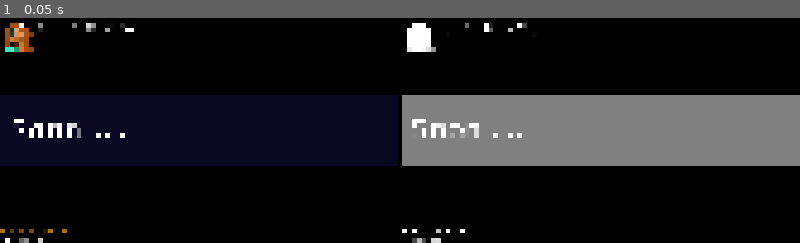
Above: before the commit, frame 1.
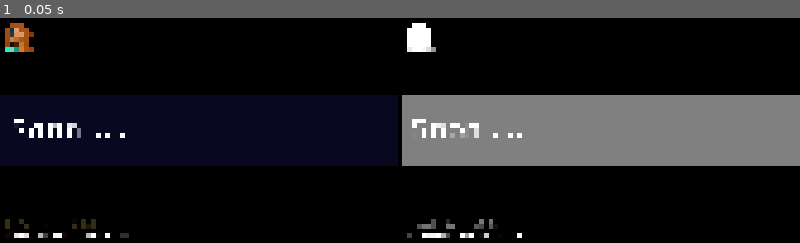
Above: after the commit, the same moment.

Repository: AndreasOM/anti666tv-overlay-godot
Game: Godot game, scene res://main.tscn
The game is run twice, just before and just after one commit, with the same random seed, the same clock (stepped at 60 frames per second) and the same inputs.
Inputs:
- Up to frame 1 (0.05 s): no input

The runs differ from the first frame. In frame 1, 1.1% of the frame differs, in the area x 0-66%, y 2-100%.

Commit message:
+ Improve Lower Third.

Diff:
--- a/godot/default.tres
+++ b/godot/default.tres
@@ -6,3 +6,16 @@
 LabelBanner/base_type = &"Label"
 LabelBanner/font_sizes/font_size = 140
 LabelBanner/fonts/font = ExtResource("1_nixot")
+LowerThirdDescriptionRichTextLabel/base_type = &"RichTextLabel"
+LowerThirdDescriptionRichTextLabel/colors/default_color = Color(1, 1, 1, 1)
+LowerThirdDescriptionRichTextLabel/colors/font_shadow_color = Color(1, 0.26666668, 0.26666668, 0.26666668)
+LowerThirdDescriptionRichTextLabel/constants/shadow_offset_x = 2
+LowerThirdDescriptionRichTextLabel/constants/shadow_offset_y = 2
+LowerThirdDescriptionRichTextLabel/font_sizes/normal_font_size = 33
+LowerThirdDescriptionRichTextLabel/fonts/normal_font = ExtResource("1_nixot")
+LowerThirdTitleLabel/base_type = &"Label"
+LowerThirdTitleLabel/colors/font_color = Color(1, 0.8862745, 0.36078432, 0.4509804)
+LowerThirdTitleLabel/colors/font_outline_color = Color(1, 0.3372549, 0.19607843, 0.14901961)
+LowerThirdTitleLabel/constants/outline_size = 2
+LowerThirdTitleLabel/font_sizes/font_size = 73
+LowerThirdTitleLabel/fonts/font = ExtResource("1_nixot")
--- a/godot/overlay.tscn
+++ b/godot/overlay.tscn
@@ -30,39 +30,6 @@
 
 [node name="Spacer" type="Control" parent="VBoxContainer"]
 layout_mode = 2
-size_flags_vertical = 3
-
-[node name="LowerThird" type="MarginContainer" parent="VBoxContainer"]
-layout_mode = 2
-
-[node name="VBoxContainer" type="VBoxContainer" parent="VBoxContainer/LowerThird"]
-layout_mode = 2
-
-[node name="TitleLabel" type="Label" parent="VBoxContainer/LowerThird/VBoxContainer"]
-layout_mode = 2
-theme_override_colors/font_color = Color(0.69068754, 0.44585514, 1.1551381e-06, 1)
-theme_override_colors/font_outline_color = Color(0.3481326, 0.21660134, 0, 1)
-theme_override_constants/outline_size = 5
-theme_override_font_sizes/font_size = 48
-text = "R.A.T.S. - 2026"
-
-[node name="DescriptionRichTextLabel" type="RichTextLabel" parent="VBoxContainer/LowerThird/VBoxContainer"]
-layout_mode = 2
-size_flags_vertical = 3
-text = "- Rambling About Things & Stuff"
-fit_content = true
-
-[node name="BannerVBoxContainer" type="VBoxContainer" parent="."]
-layout_mode = 2
-
-[node name="TopSpacer" type="Control" parent="BannerVBoxContainer"]
-layout_mode = 2
-size_flags_horizontal = 4
-size_flags_vertical = 3
-
-[node name="BottomSpacer" type="Control" parent="BannerVBoxContainer"]
-layout_mode = 2
-size_flags_horizontal = 4
 size_flags_vertical = 3
 
 [node name="Banner" type="MarginContainer" parent="."]
@@ -98,7 +65,30 @@
 layout_mode = 2
 size_flags_vertical = 3
 
+[node name="LowerThird" type="MarginContainer" parent="."]
+layout_mode = 2
+size_flags_vertical = 8
+theme_override_constants/margin_left = 29
+theme_override_constants/margin_bottom = 15
+
+[node name="VBoxContainer" type="VBoxContainer" parent="LowerThird"]
+layout_mode = 2
+
+[node name="TitleLabel" type="Label" parent="LowerThird/VBoxContainer"]
+layout_mode = 2
+theme_type_variation = &"LowerThirdTitleLabel"
+theme_override_font_sizes/font_size = 48
+text = "R.A.T.S. - 2026"
+
+[node name="DescriptionRichTextLabel" type="RichTextLabel" parent="LowerThird/VBoxContainer"]
+layout_mode = 2
+size_flags_vertical = 3
+theme_type_variation = &"LowerThirdDescriptionRichTextLabel"
+text = "- Rambling About Things & Stuff"
+fit_content = true
+
 [node name="DebugMarginContainer" type="MarginContainer" parent="."]
+visible = false
 layout_mode = 2
 
 [node name="DebugRichTextLabel" type="RichTextLabel" parent="DebugMarginContainer"]
